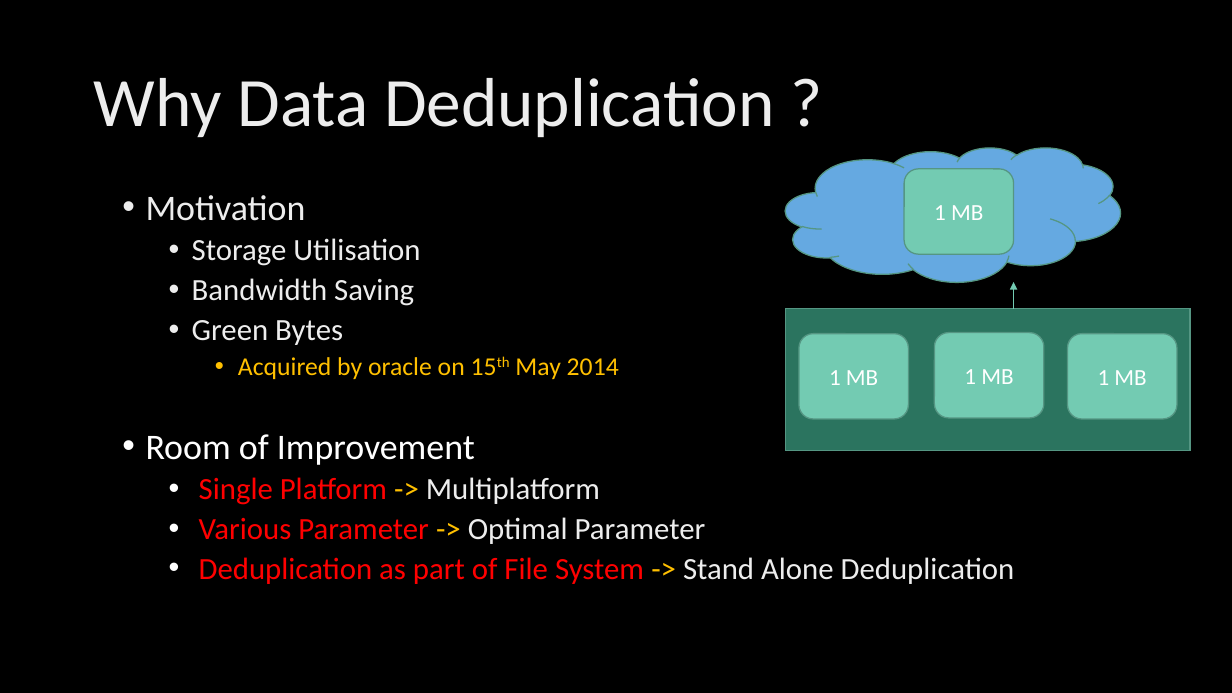
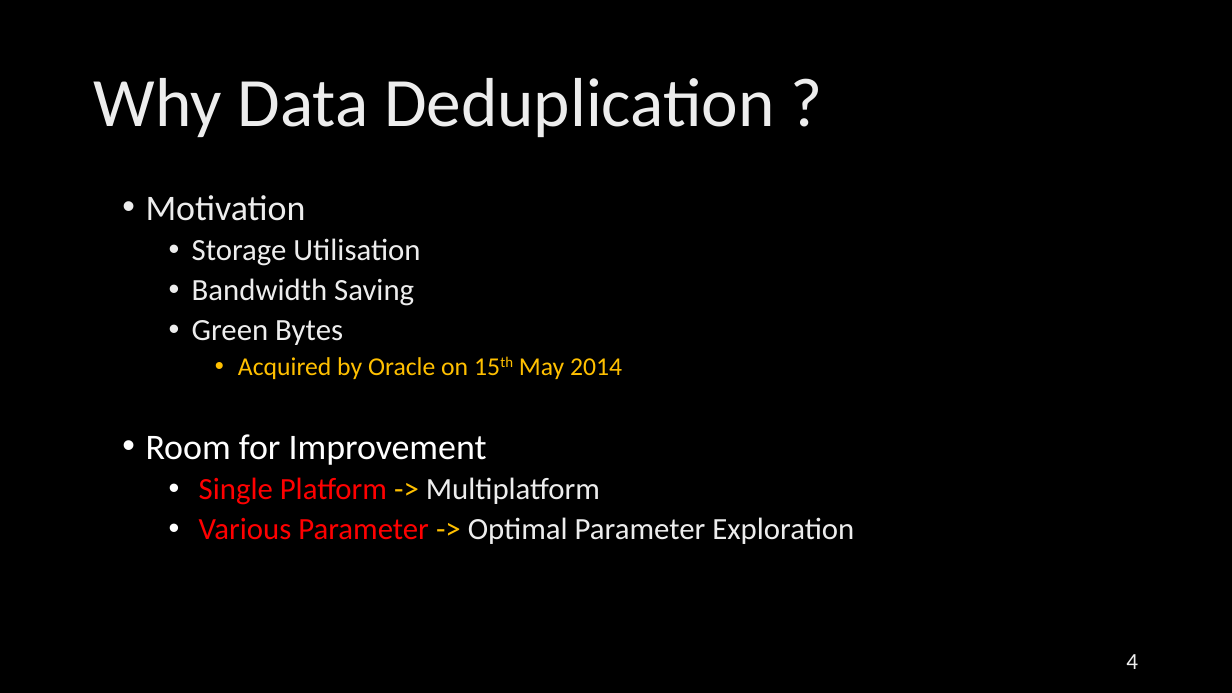
Before and after one commit to parfaire/DaDeDupNew, a slide deck: slide 4 of dd/DaDeDup.pptx. Drawn at 1232x693 pixels with LibreOffice and Linux fonts; fonts in the diff are those of the drawing; background and template pictures are left out. Boxes give left, top, right and bottom in pixels: in the first picture for what was removed or moved away, otherwise in the second. Text is boxed around its words. In the diff, an @@ line names an element or a change of style, - is before the commit and + after.

```diff
--- a/dd/DaDeDup.pptx
+++ b/dd/DaDeDup.pptx
@@ cloud removed at (786, 148, 1121, 283) @@
@@ rounded rectangle removed at (905, 169, 1014, 254) @@
-1 MB
@@ arrow removed from (1014, 309) to (1014, 282) @@
@@ rectangle removed at (786, 309, 1190, 451) @@
@@ text at (146, 357, 622, 465): text changed @@
-    • Acquired by oracle on 15th May 2014
-• Room of Improvement
+    • Acquired by Oracle on 15th May 2014
+• Room for Improvement
@@ rounded rectangle removed at (799, 334, 909, 419) @@
-1 MB
@@ rounded rectangle removed at (934, 333, 1043, 418) @@
-1 MB
@@ rounded rectangle removed at (1067, 334, 1177, 419) @@
-1 MB
@@ text at (199, 517, 854, 544): text changed; text colour #FF0000 to gradient #DEDEDE to #EDEDED to #FFFFFF @@
-  • Various Parameter -> Optimal Parameter
-  • Deduplication as part of File System -> Stand Alone Deduplication
+  • Various Parameter -> Optimal Parameter Exploration
@@ page number added at (1126, 654, 1138, 669), 18 pt, text gradient #9E9E9E to #EDEDED to #FFFFFF @@
+4
```
Also in this commit, not shown: 9 other slides changed, 1 other file.
